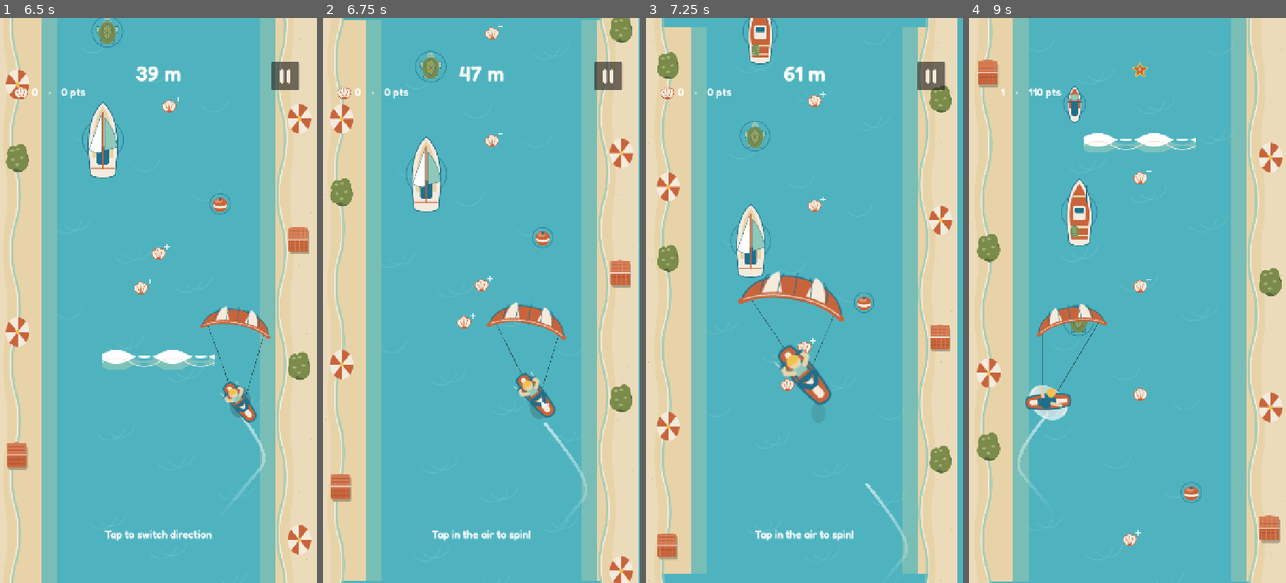
Above: before the commit, frames 1-4 (left to right).
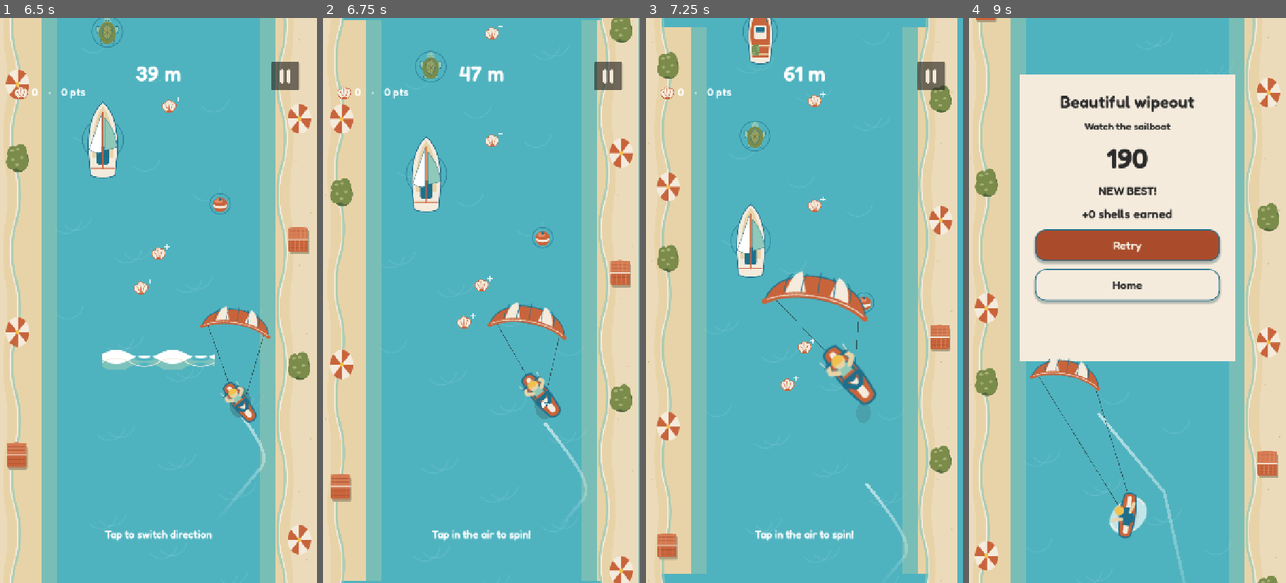
Above: after the commit, the same moments.

Repository: yeetozer/meltemi
Game: Godot game, scene res://scenes/main.tscn
Same seed, same stepped clock (60 frames per second), same inputs: the game is played once before the commit and once after it.
Inputs (mouse positions are in pixels of both pictures, inside the frame that each line leads up to):
- Up to frame 1 (6.5 s): click "Ride" at 0.5 s; click (285, 74) at 1.25 s; click "Restart" at 2 s; click (285, 74) at 2.75 s; click "Restart" at 3.5 s; click (285, 74) at 4.25 s; click "Restart" at 5 s; tap Enter at 5.75 s; move the mouse to (228, 272) at 5.77 s; click (228, 272) at 5.92 s; tap Space at 6.02 s
- Up to frame 2 (6.75 s): tap Enter at 6.5 s; move the mouse to (418, 328) at 6.52 s; click (418, 328) at 6.67 s
- Up to frame 3 (7.25 s): tap Space at 6.77 s
- Up to frame 4 (9 s): move the mouse to (1159, 176) at 7.27 s; click (1159, 176) at 7.42 s; move the mouse to (1111, 413) at 8.02 s; click (1111, 413) at 8.17 s; tap Space at 8.27 s; move the mouse to (1222, 385) at 8.77 s; click (1222, 385) at 8.92 s

Frame 1 is identical in both runs. In frame 2, 0.9% of the frame differs, in the area x 51-77%, y 50-71%; in frame 3, 3.7%; in frame 4, 47%, in the area x 0-99%, y 0-100%.

Commit message:
Stop jumps from carrying the rider into the beach
Airborne sideways drift is damped to 25% and clamped clear of the shallows,
beaching only counts on the water, and a test covers golden jumps at max speed
from both edges and centre on both tacks.

Diff:
--- a/game/scripts/run_model.gd
+++ b/game/scripts/run_model.gd
@@ -3,6 +3,8 @@
 const START_SPEED: float = 380.0
 const MAX_SPEED: float = 700.0
 const SHORE: float = 94.0
+const AIR_DRIFT: float = 0.25
+const AIR_MARGIN: float = 110.0
 var x: float = 360.0
 var heading: float = 0.698
 var tack: int = 1
@@ -48,9 +50,13 @@
  speed = lerpf(START_SPEED,MAX_SPEED,minf(elapsed/90.0,1.0)) * (1.5 if gust > 0 else 1.0)
  if x < SHORE+38 or x > 720-SHORE-38: speed *= 0.6
  heading = lerp_angle(heading,float(tack)*0.698,minf(dt/0.15,1.0))
- x += sin(heading)*speed*dt
+ # In the air the rider flies mostly forward: sideways drift is damped and kept
+ # clear of the shallows, so a long (golden) jump can't carry you into the beach.
+ var lateral: float = AIR_DRIFT if air > 0 else 1.0
+ x += sin(heading)*speed*dt*lateral
+ if air > 0: x = clampf(x,SHORE+AIR_MARGIN,720-SHORE-AIR_MARGIN)
  distance += cos(heading)*speed*dt/10.0
- if x < SHORE or x > 720-SHORE: crash("Beached")
+ if air <= 0 and (x < SHORE or x > 720-SHORE): crash("Beached")
  if air > 0:
   if queued > 0 and spin <= 0: spin = 0.0001; queued -= 1
   if spin > 0:
--- a/game/tests/test_runner.gd
+++ b/game/tests/test_runner.gd
@@ -16,6 +16,15 @@
  r=Model.new(); r.collide("rock_big"); check(r.dead,"obstacle game over")
  r=Model.new(); r.x=80; r.tick(0.01); check(r.reason=="Beached","beached")
  r=Model.new(); r.shells=3; r.distance=12.3; r.combo=2; r.launch(); r.air=0.01; r.spins=1; r.tick(0.02); check(r.trick_points==200 and r.combo==3 and r.score()==242,"score combo math")
+ var air_ok: bool=true
+ for start_x: float in [140.0,360.0,580.0]:
+  for t: int in [1,-1]:
+   r=Model.new(); r.elapsed=90; r.x=start_x; r.tack=t; r.heading=t*0.698; r.tick(0.0); r.launch(true)
+   var steps: int=0
+   while r.air>0 and steps<600: r.tick(1.0/60); steps+=1
+   air_ok=air_ok and not r.dead and r.x>=Model.SHORE+Model.AIR_MARGIN-0.01 and r.x<=720-Model.SHORE-Model.AIR_MARGIN+0.01
+   r.tap(); var tk: int=r.tack; air_ok=air_ok and tk==-t
+ check(air_ok,"golden jump at max speed never beaches; tap after landing switches")
  var maker: ChunkMaker=Chunks.new(); var gaps: bool=true
  for i in range(500):
   var c: Dictionary=maker.chunk(9182,i)
